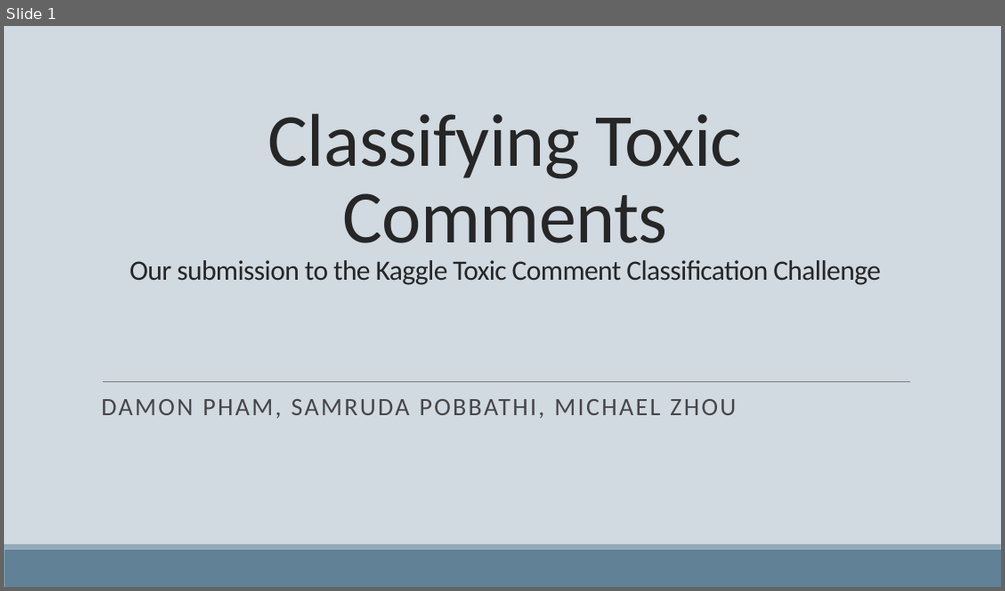
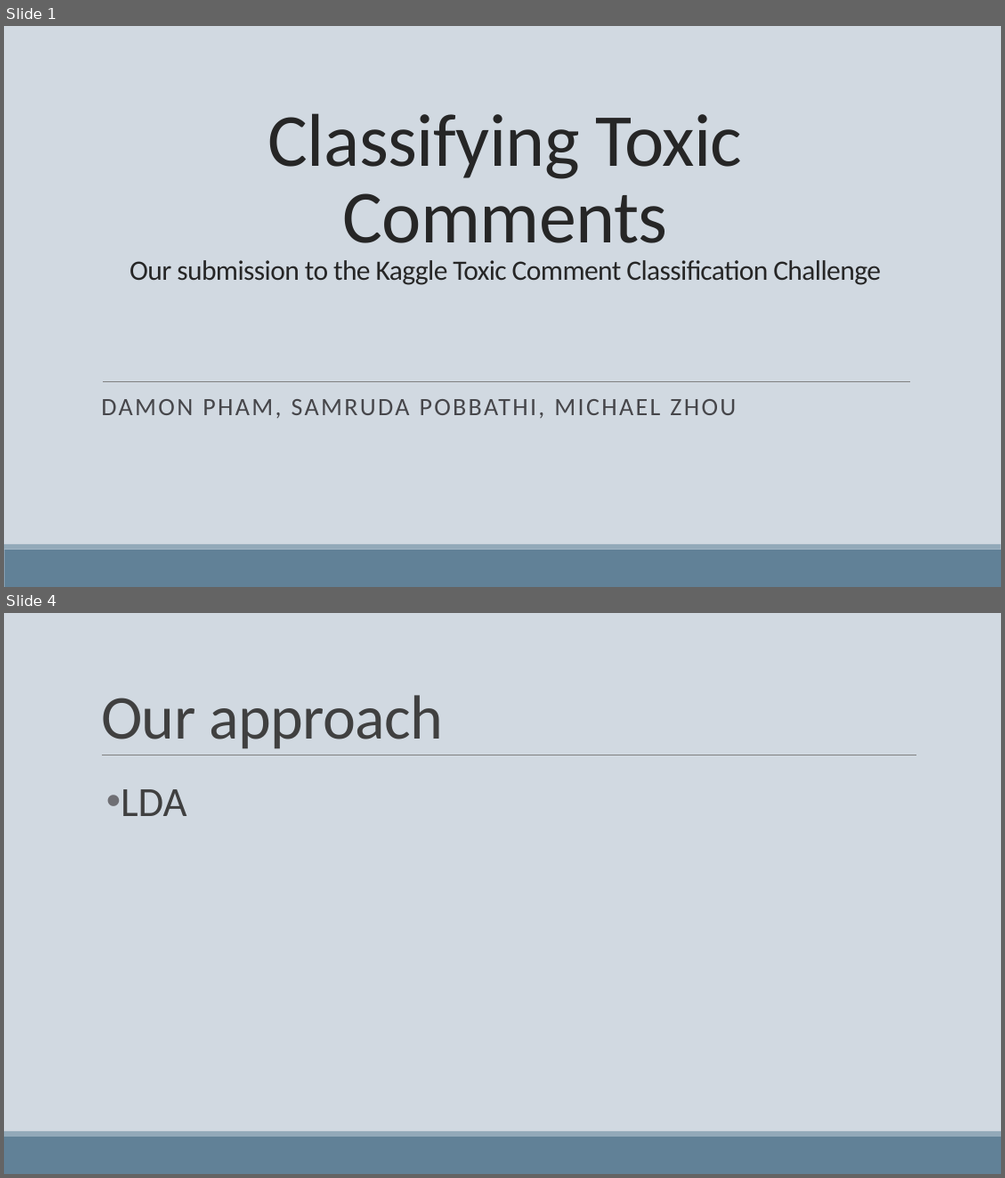
Before and after one commit to michizhou/toxic-comments-kaggle, a slide deck: hackathon_presentation.pptx. Shown one above the other, each under a label of ours: slide 1 before the commit, slides 1 and 4 after it; the slides between them are not shown. The pictures are 1005x591 and 1005x1178 pixels, drawn with LibreOffice and Linux fonts; fonts in the diff are those of the drawing. Boxes give left, top, right and bottom in pixels: in the first picture for what was removed or moved away, otherwise in the second. Text is boxed around its words. In the diff, an @@ line names an element or a change of style, - is before the commit and + after.

```diff
--- a/hackathon_presentation.pptx
+++ b/hackathon_presentation.pptx
@@ slide 4 added at [4,613,1001,1174], background #D1D9E1; not listed: 2 template elements that a slide beside it also shows @@
@@ title added at [101,695,443,749], 60 pt, text #404040 @@
+Our approach
@@ line added from (102, 755) to (917, 755), #808080 0.5 pt @@
@@ text added at [121,789,187,816], 40 pt, text #404040 @@
+• LDA
```
Also in this commit, not shown: 3 other slides added, 1 slide removed.
